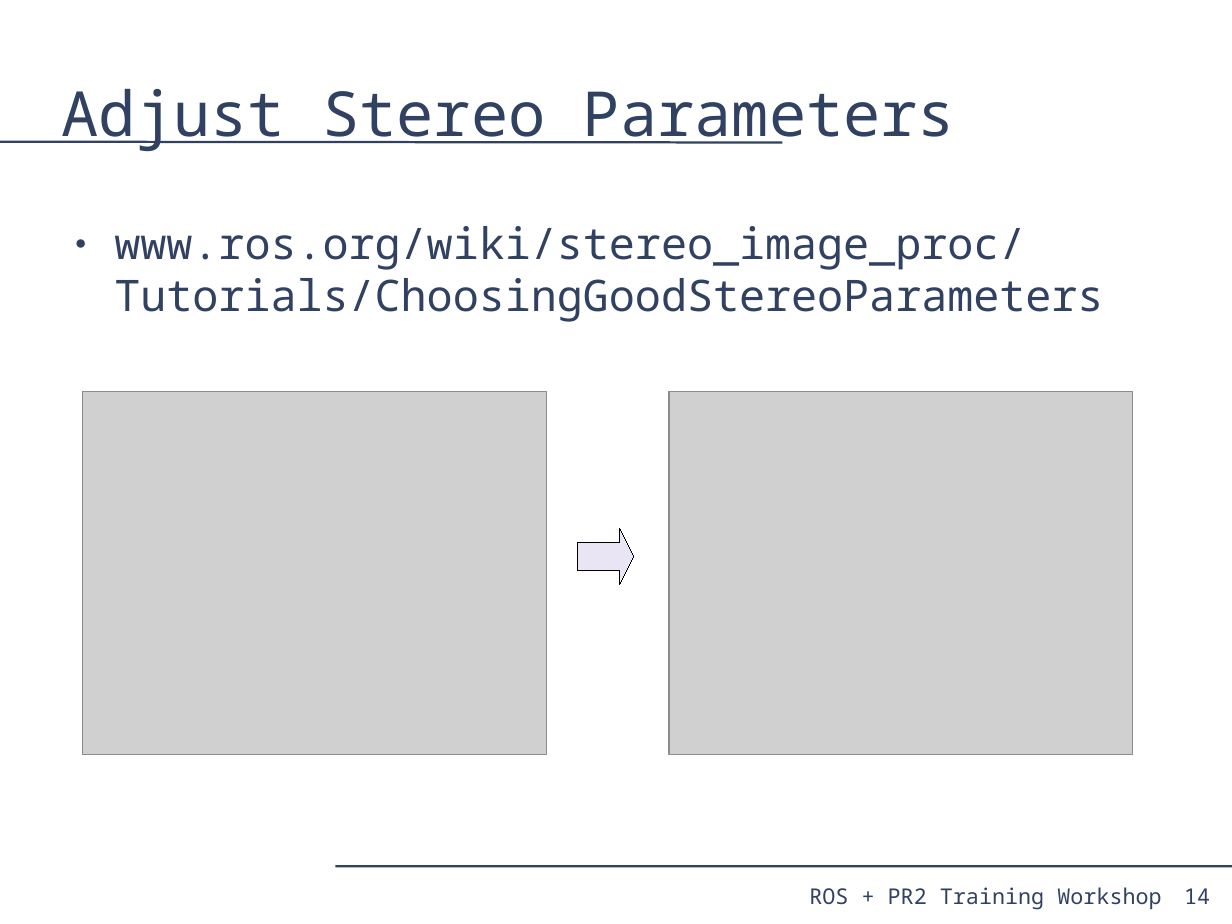
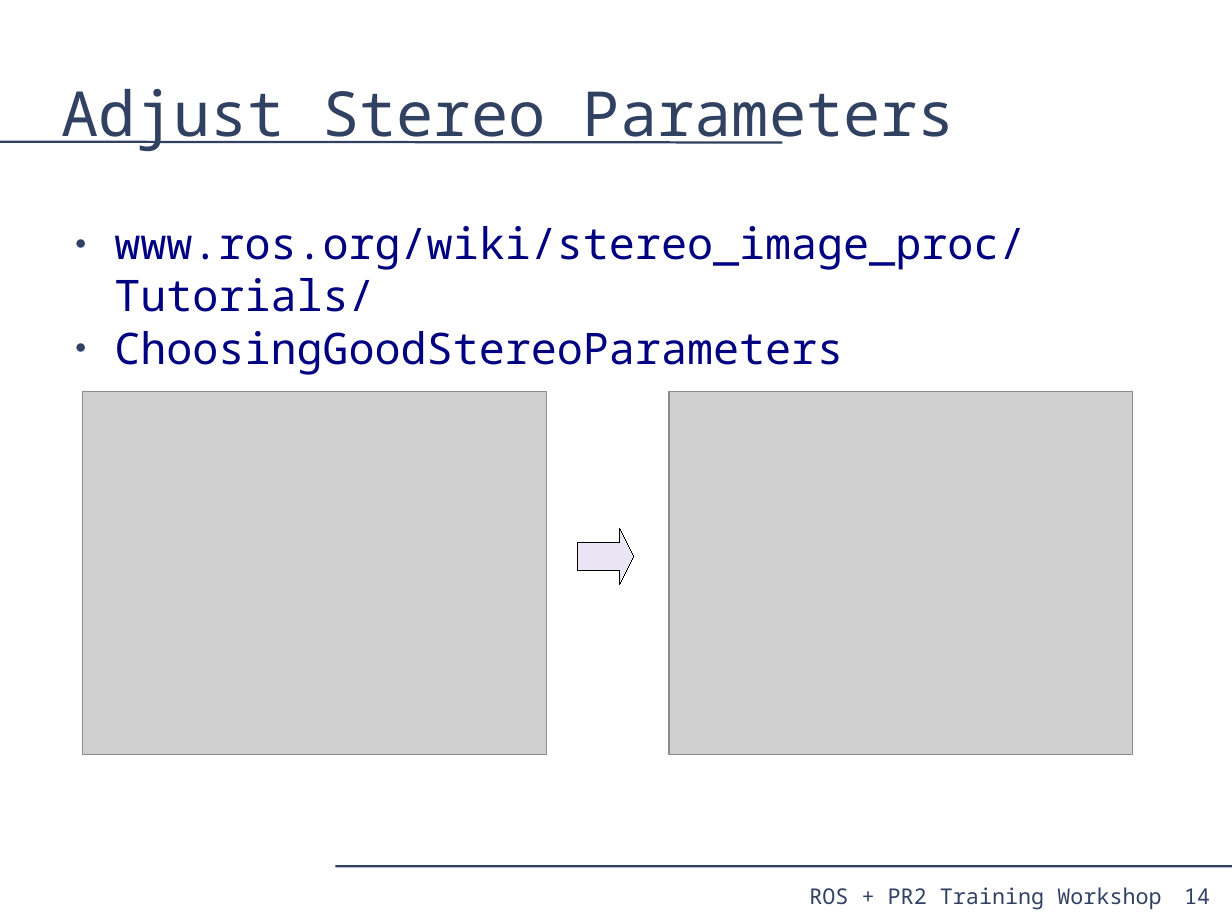
Before and after one commit to PR2/pr2_docs, a slide deck: slide 14 of pr2_training_workshop/processing_camera_data/slides.odp. Drawn at 1232x924 pixels with LibreOffice and Linux fonts; fonts in the diff are those of the drawing; grey boxes stand for pictures. Boxes give left, top, right and bottom in pixels: in the first picture for what was removed or moved away, otherwise in the second. Text is boxed around its words. In the diff, an @@ line names an element or a change of style, - is before the commit and + after.

```diff
--- a/pr2_training_workshop/processing_camera_data/slides.odp
+++ b/pr2_training_workshop/processing_camera_data/slides.odp
@@ text at (114,226,1025,375): text changed; text colour #314162 to #000080 @@
-● www.ros.org/wiki/stereo_image_proc/Tutorials/ChoosingGoodStereoParameters
+● www.ros.org/wiki/stereo_image_proc/Tutorials/
+● ChoosingGoodStereoParameters
```
Also in this commit, not shown: 5 other slides changed, 1 slide added.
